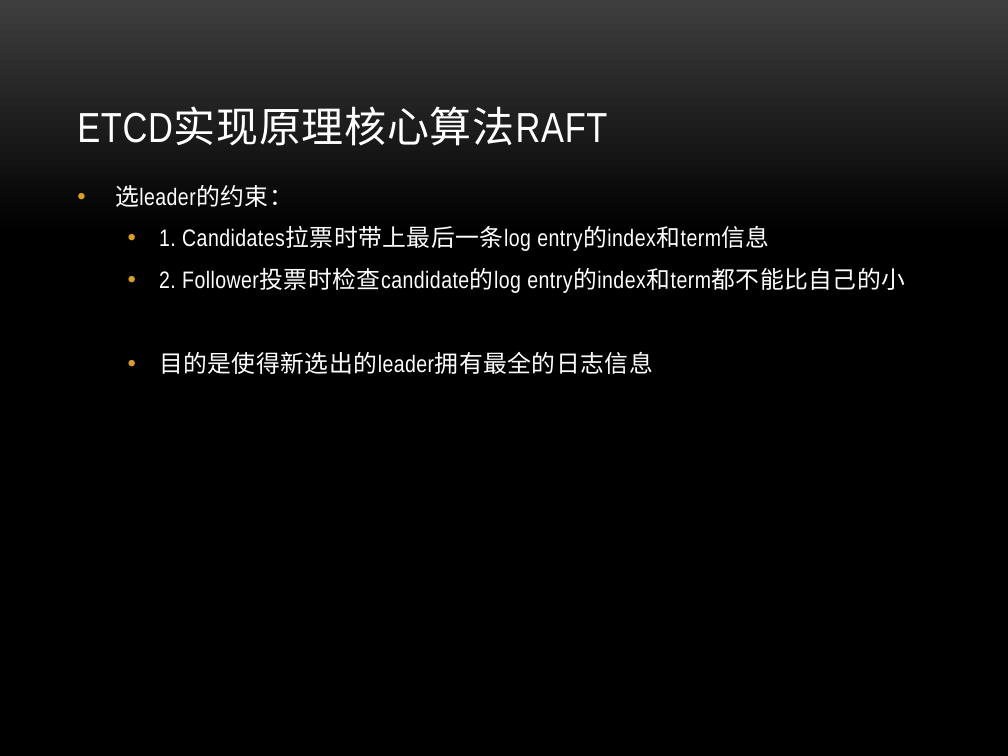
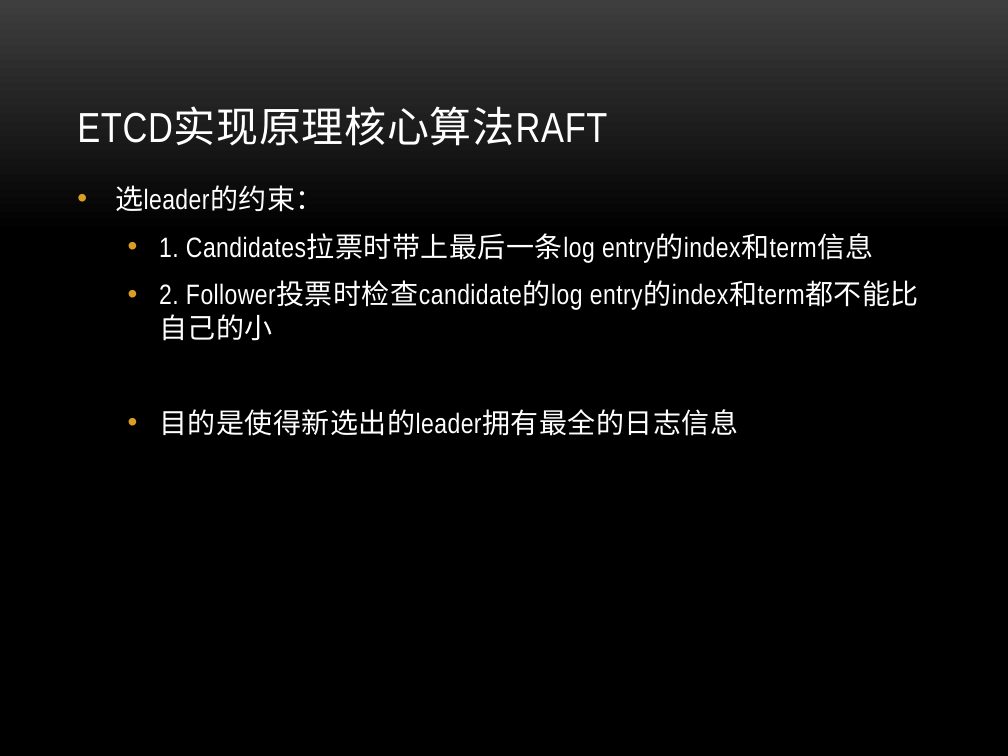
Before and after one commit to danielzheng/docs, a slide deck: slide 13 of etcd_slides/Etcd.pptx. Drawn at 1008x756 pixels with LibreOffice and Linux fonts; fonts in the diff are those of the drawing; background and template pictures are left out. Boxes give left, top, right and bottom in pixels: in the first picture for what was removed or moved away, otherwise in the second. Text is boxed around its words. In the diff, an @@ line names an element or a change of style, - is before the commit and + after.

```diff
--- a/etcd_slides/Etcd.pptx
+++ b/etcd_slides/Etcd.pptx
@@ text "选leader的约束：" at [115,185,874,436]: size 17 to 20 pt @@
```
Also in this commit, not shown: 7 other slides changed.
